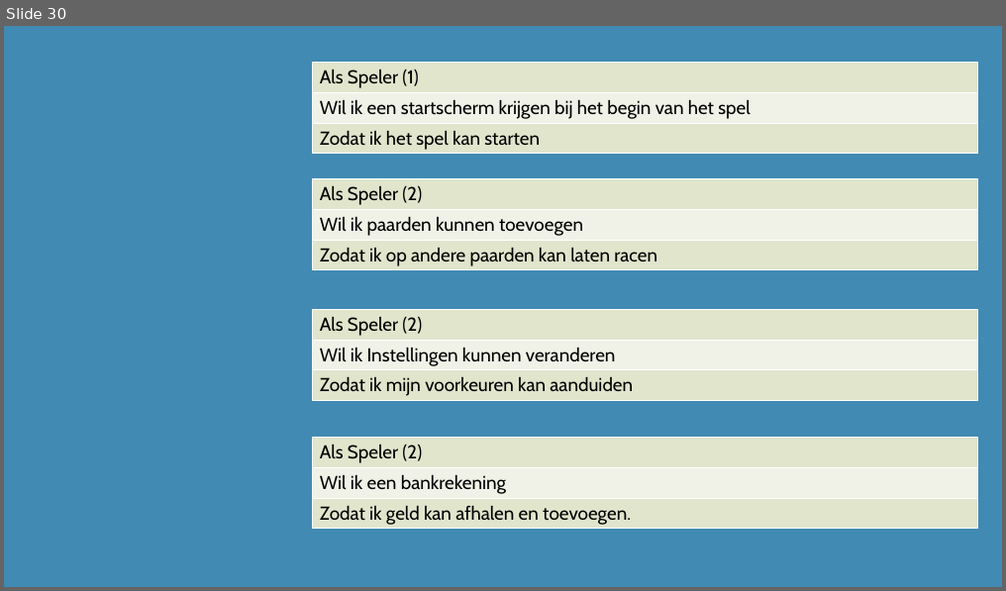
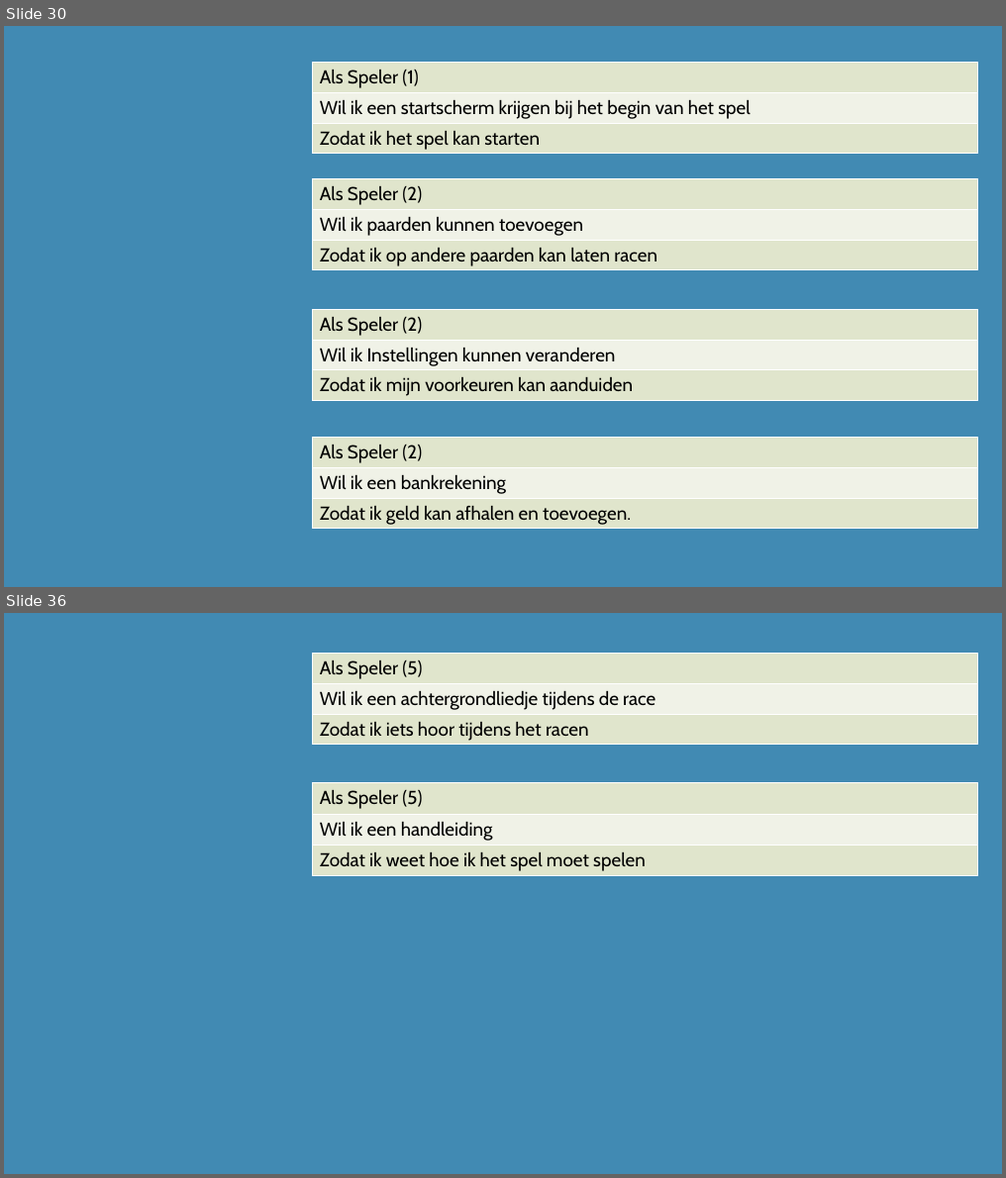
Before and after one commit to DiangeloHaaze/paardenrace, a slide deck: UserStories.pptx. Shown one above the other, each under a label of ours: slide 30 before the commit, slides 30 and 36 after it; the slides between them are not shown. The pictures are 1006x591 and 1006x1178 pixels, drawn with LibreOffice and Linux fonts; fonts in the diff are those of the drawing. Boxes give left, top, right and bottom in pixels: in the first picture for what was removed or moved away, otherwise in the second. Text is boxed around its words. In the diff, an @@ line names an element or a change of style, - is before the commit and + after.

```diff
--- a/UserStories.pptx
+++ b/UserStories.pptx
@@ slide 36 added at (4, 613, 1002, 1174), background #418AB3 @@
@@ table added at (313, 654, 978, 745), 3 rows, 1 columns @@
+Als Speler (5)
+Wil ik een achtergrondliedje tijdens de race
+Zodat ik iets hoor tijdens het racen
@@ table added at (313, 783, 978, 875), 3 rows, 1 columns @@
+Als Speler (5)
+Wil ik een handleiding
+Zodat ik weet hoe ik het spel moet spelen
```
Also in this commit, not shown: 1 slide changed, 4 other slides added, 1 other file.
